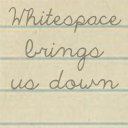
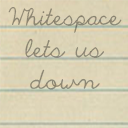
Two versions of the same layered image (128 × 128). Layer-by-layer changes:
renamed "Whitespace brings us down" to "Whitespace lets us down", painted on it over [11, 38, 119, 90]
